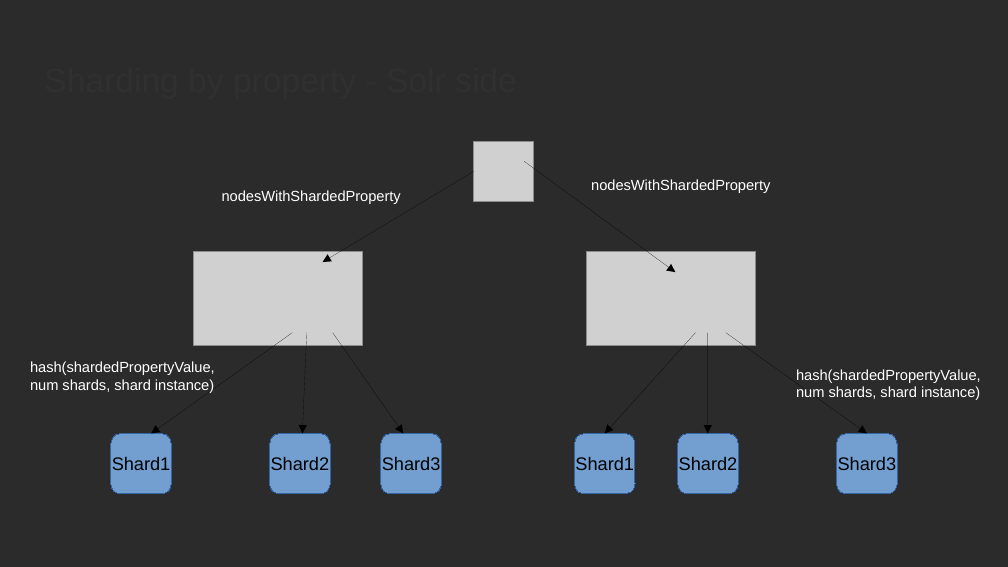
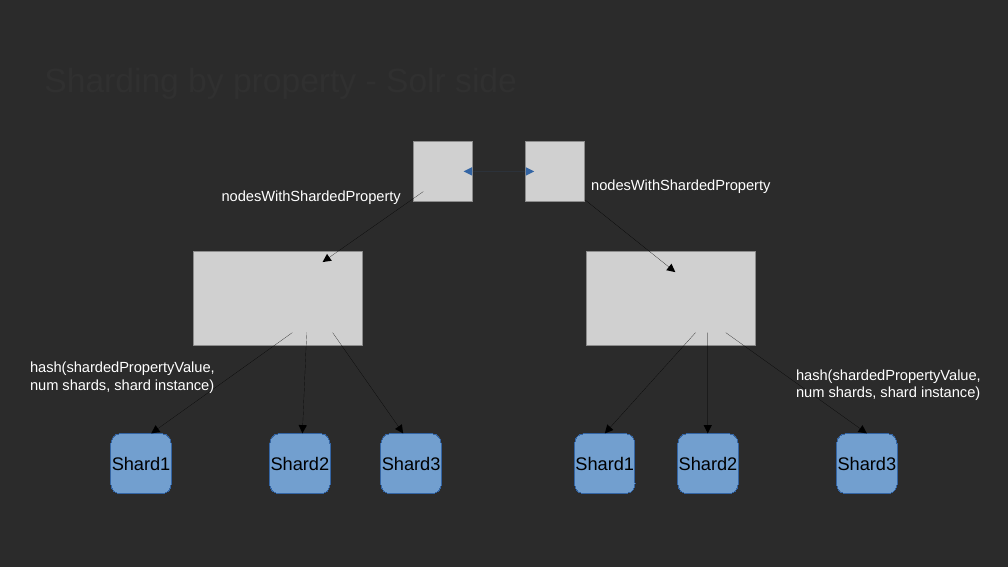
Before and after one commit to OrderOfTheBee/beecon, a slide deck: slide 5 of 2017/assets/files/L21/BeeCon2017.odp. Drawn at 1008x567 pixels with LibreOffice and Linux fonts; fonts in the diff are those of the drawing; grey boxes stand for pictures; background and template pictures are left out; a plain dark background stands for a picture behind light text. Boxes give left, top, right and bottom in pixels: in the first picture for what was removed or moved away, otherwise in the second. Text is boxed around its words. In the diff, an @@ line names an element or a change of style, - is before the commit and + after.

```diff
--- a/2017/assets/files/L21/BeeCon2017.odp
+++ b/2017/assets/files/L21/BeeCon2017.odp
@@ picture: place and size @@
-picture at (474,141,533,202)
+picture at (413,141,473,202)
@@ picture added at (525,141,585,202) @@
@@ double arrow added from (464, 171) to (534, 171), #3465A4 0 pt @@
@@ arrow moved from (474, 171) - (323, 262) to (423, 192) - (323, 262) @@
@@ arrow moved from (524, 161) - (675, 272) to (575, 192) - (675, 272) @@
```
Also in this commit, not shown: 2 other slides changed, 9 other files.
